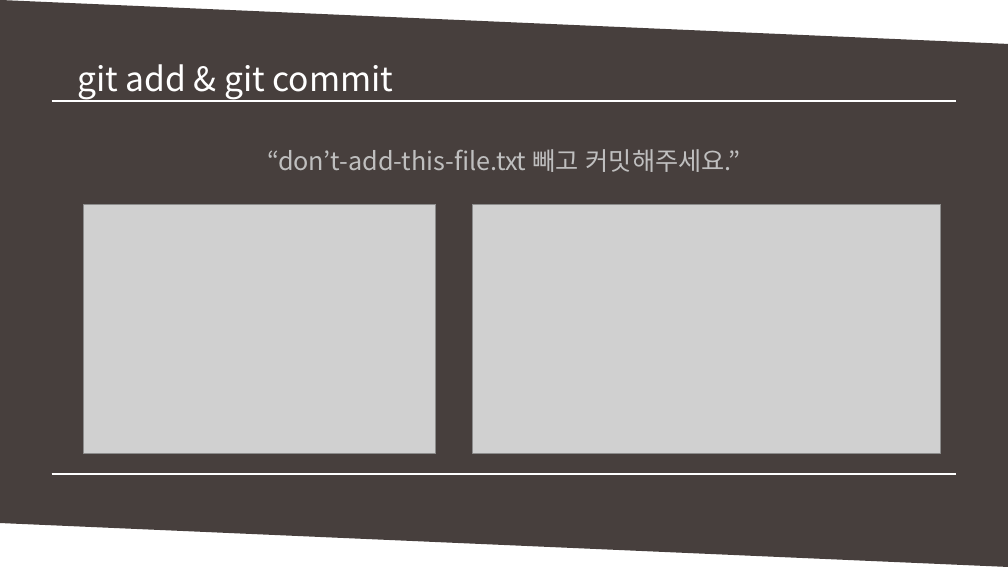
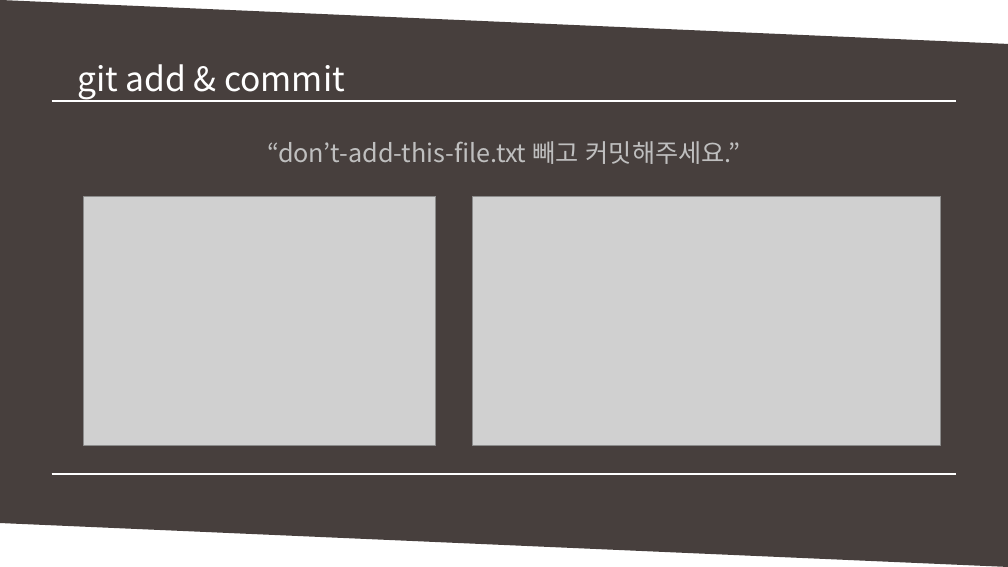
Before and after one commit to MinSikMoon/pptgit, a slide deck: slide 18 of git발표.pptx (slide 17 before the commit). Drawn at 1008x567 pixels with LibreOffice and Linux fonts; fonts in the diff are those of the drawing; grey boxes stand for pictures. Boxes give left, top, right and bottom in pixels: in the first picture for what was removed or moved away, otherwise in the second. Text is boxed around its words. In the diff, an @@ line names an element or a change of style, - is before the commit and + after.

```diff
--- a/git발표.pptx
+++ b/git발표.pptx
@@ text at <box>77,64,345,101</box>: text changed @@
-git add & git commit
+git add & commit
@@ 2 pictures, 1 text: place and size @@
-2 pictures, 1 text at <box>84,149,941,454</box>
+2 pictures, 1 text at <box>84,141,941,446</box>
```
Also in this commit, not shown: 13 other slides changed, 7 slides added, 1 slide removed.
